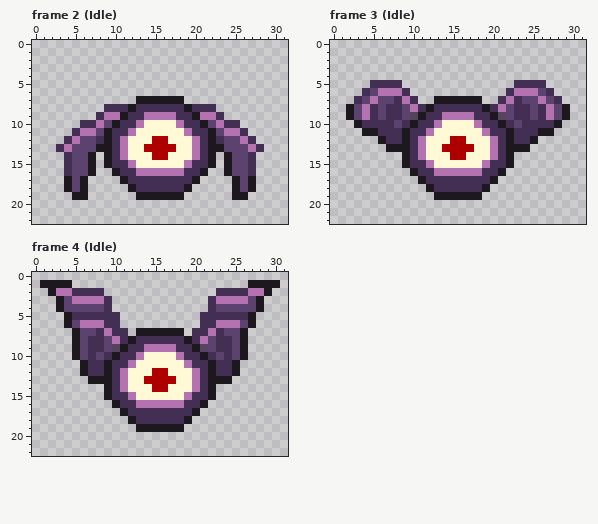
One commit to this pixel-art file: assets/characters/ennemies/32x32-eye-sprite-work-2.aseprite. Above is the file before it was changed.
32x32 pixels, 4 frames. Pixels under 10% opacity are left out. Shown: frame 2 (Idle): x 0..31, y 0..22; frame 3 (Idle): x 0..31, y 0..22; frame 4 (Idle): x 0..31, y 0..22.
The result:
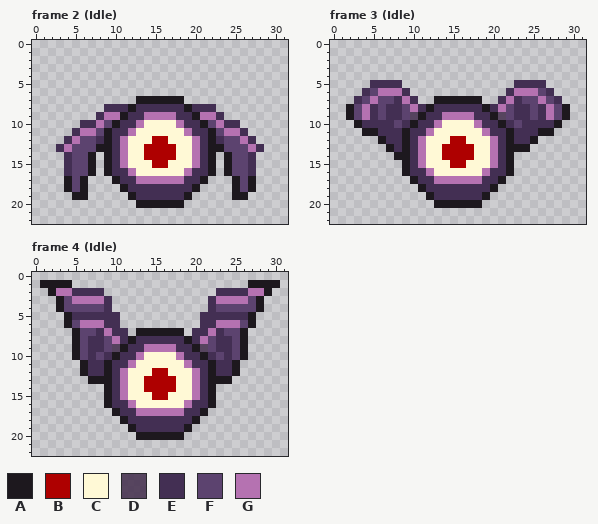
Palette (. is transparent): A #1d181e  B #ae0000  C #fff9d6  D #442f4ddb  E #432f53  F #5c436f  G #b572b1
Diff:
Frame 2 (Idle):
y 14: x 14 C -> B; x 17 C -> B
y 15: x 11..12 EG -> GC; x 15..16 CC -> BB; x 19..20 GE -> CG
y 16: x 9..10 .A -> AE; x 12..19 EGGGGGGE -> GCCCCCCG; x 21..22 A. -> EA
y 17: x 10..11 .A -> AE; x 13..18 EEEEEE -> GGGGGG; x 20..21 A. -> EA
y 18: x 11..12 .A -> AE; x 19..20 A. -> EA
y 19: x 12..19 .AAAAAA. -> AEEEEEEA
y 20: x 13..18 ...... -> AAAAAA
Frame 3 (Idle):
y 13: x 8 A -> E
y 14: x 8 . -> A; x 14 C -> B; x 17 C -> B
y 15: x 11..12 EG -> GC; x 15..16 CC -> BB; x 19..20 GE -> CG
y 16: x 9..10 .A -> AE; x 12..19 EGGGGGGE -> GCCCCCCG; x 21..22 A. -> EA
y 17: x 10..11 .A -> AE; x 13..18 EEEEEE -> GGGGGG; x 20..21 A. -> EA
y 18: x 11..12 .A -> AE; x 19..20 A. -> EA
y 19: x 12..19 .AAAAAA. -> AEEEEEEA
y 20: x 13..18 ...... -> AAAAAA
Frame 4 (Idle): the same change as frame 2 (Idle)
Where, in picture pixels (left, top, right, bottom), the same in both pictures:
changed: (104, 152, 216, 208)
changed: (394, 144, 514, 208)
changed: (104, 384, 216, 440)
